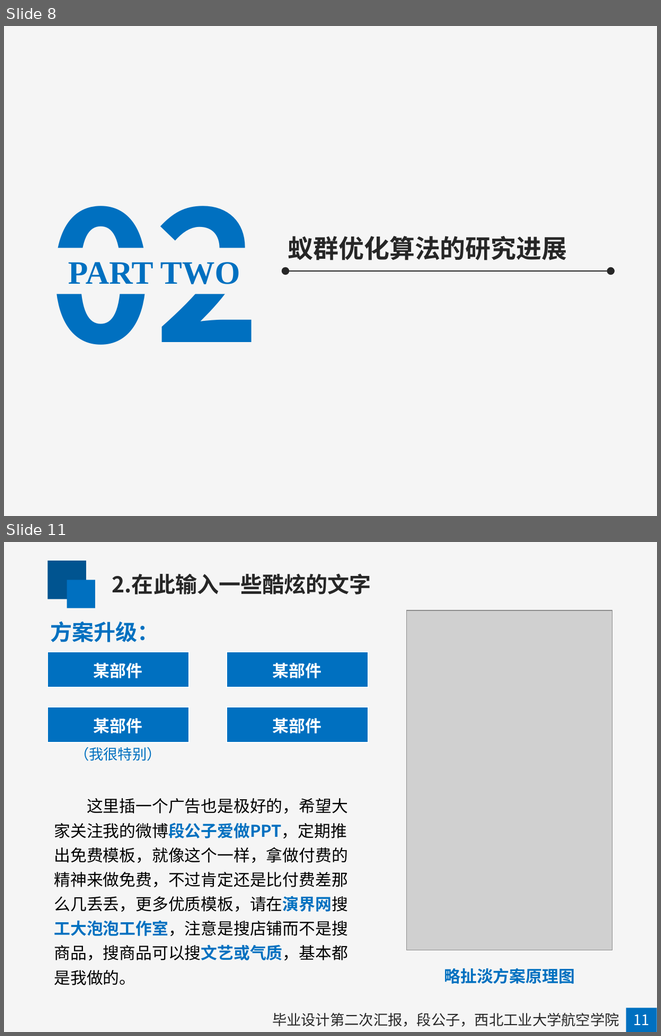
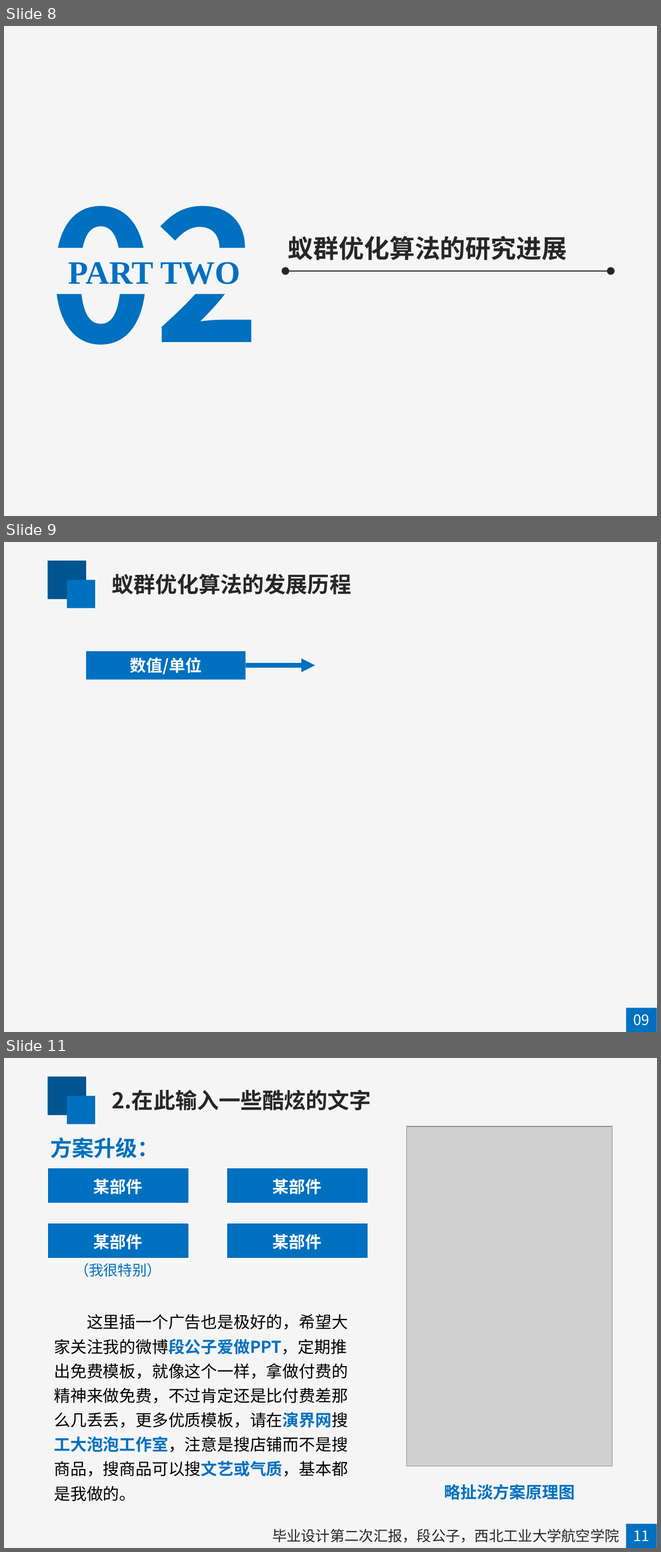
Before and after one commit to mapengfei-nwpu/ant, a slide deck: 蚁群优化算法.pptx. Shown one above the other, each under a label of ours: slides 8 and 11 before the commit, slides 8, 9 and 11 after it; the slides between them are not shown. The pictures are 661x1036 and 661x1552 pixels, drawn with LibreOffice and Linux fonts; fonts in the diff are those of the drawing; grey boxes stand for pictures. Boxes give left, top, right and bottom in pixels: in the first picture for what was removed or moved away, otherwise in the second. Text is boxed around its words. In the diff, an @@ line names an element or a change of style, - is before the commit and + after.

```diff
--- a/蚁群优化算法.pptx
+++ b/蚁群优化算法.pptx
@@ slide 9 added at (4,542,657,1032), background #F5F5F5 @@
@@ rectangle added at (48,561,86,599), fill #005490 @@
@@ rectangle added at (67,580,95,608), fill #0070C0 @@
@@ text added at (112,574,351,594), 24 pt, text #262626, bold @@
+蚁群优化算法的发展历程
@@ rectangle added at (86,651,246,679), fill #0070C0, 18 pt, text #FFFFFF, bold @@
+数值/单位
@@ arrow added from (246, 665) to (315, 665), #0070C0 5 pt @@
@@ rectangle added at (626,1007,657,1032), fill #0070C0 @@
@@ text added at (633,1014,649,1025), 16 pt, text #FFFFFF @@
+09
```
Also in this commit, not shown: 3 slides changed, 1 slide removed, 26 other files.
